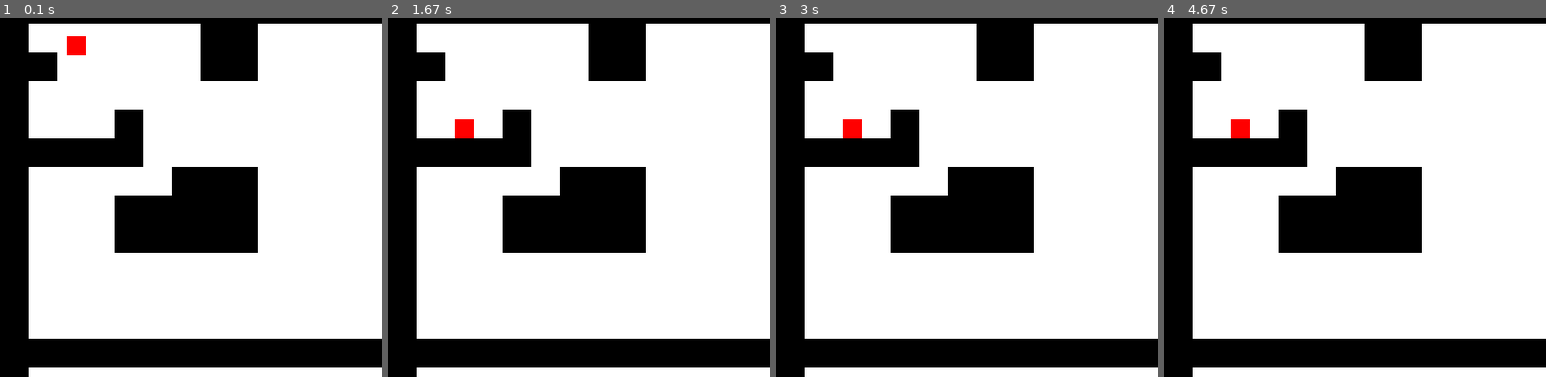
Above: before the commit, frames 1-4 (left to right).
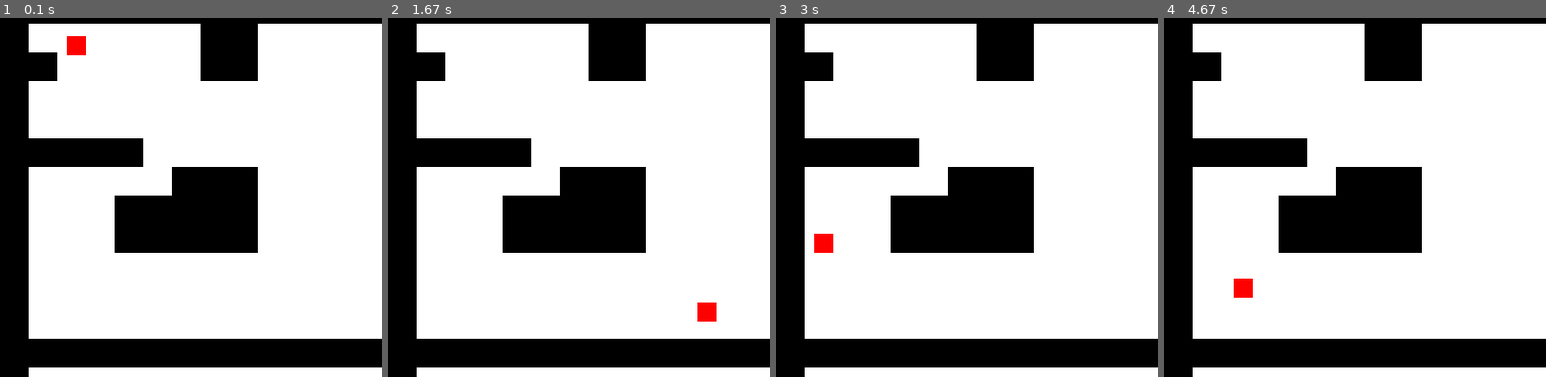
Above: after the commit, the same moments.

Repository: jshin92/pygame-platformer
Game: pygame game, started from game.py
Two runs of this game, one before a commit and one after it. Both use one fixed random seed, a clock stepped at 60 frames per second and the inputs below.
Inputs:
- Up to frame 1 (0.1 s): no input
- Up to frame 2 (1.67 s): hold Right 0.33-0.8 s; hold Left from 1.33 s (still down)
- Up to frame 3 (3 s): release Left at 1.87 s; hold Left 1.9-2.3 s; hold Right 2.33-2.97 s
- Up to frame 4 (4.67 s): hold Left 3-3.47 s; hold Right 4-4.47 s; hold Left from 4.5 s (still down)

The runs differ from the first frame. In frame 1, 0.6% of the frame differs, in the area x 30-38%, y 25-34%; in frame 2, 1.1%, in the area x 17-86%, y 25-85%; in frame 3, 1.1%; in frame 4, 1.1%.

Commit message:
can now move side to side. Unintended effect of not yet checking for x-collision: spider-man wall crawling!

Diff:
--- a/Player.py
+++ b/Player.py
@@ -16,6 +16,13 @@
         self.x_velo = 0
         self.y_velo = 0
         self.gravity = .5
+        self.friction = .9
+
+        self.x_accel = 0
+        self.y_accel = 0
+
+        self.moving_left = False
+        self.moving_right = False
 
     def draw(self):
         pygame.draw.rect(self.screen, self.color, [self.x, self.y, self.width, self.height])
@@ -25,14 +32,14 @@
         ## check for collision w/ respect to y direction
         cur_tile_row = int(self.y // self.tile_map.tile_height)
         closest_blocked_tile_row = -1
-        # going up
+        # going up (jumping)
         # TODO: DO GOING UP LOGIC!
         if self.y_velo < 0:
             pass
         # going down
         else:
-            left_line_col = self.x // self.tile_map.tile_width
-            right_line_col = (self.x + self.width) // self.tile_map.tile_width
+            left_line_col = int(self.x // self.tile_map.tile_width)
+            right_line_col = int((self.x + self.width) // self.tile_map.tile_width)
 
             # find closest tile that blocks the player
             for row in range(cur_tile_row, self.tile_map.num_rows):
@@ -47,5 +54,11 @@
             # can move only by the minimum betwixt the distance from the player to the nearest thing
             # blocking it or the distance that it wanted to go
             self.y += min(self.y_velo, block_dist)
+            # can't move down when on top of a block
             if block_dist == 0:
                 self.y_velo = 0
+
+        ## check for collision with respect to the x direction
+        self.x_velo += self.x_accel
+        self.x_velo *= self.friction
+        self.x += self.x_velo
--- a/Tile_Map.py
+++ b/Tile_Map.py
@@ -8,7 +8,7 @@
                       [0, 1, 1, 1, 1, 1, 1, 0, 0, 1, 1, 1, 1, 1, 1, 1, 1, 1, 1, 0],
                       [0, 0, 1, 1, 1, 1, 1, 0, 0, 1, 1, 1, 1, 1, 1, 1, 1, 1, 1, 0],
                       [0, 1, 1, 1, 1, 1, 1, 1, 1, 1, 1, 1, 1, 1, 1, 1, 1, 1, 1, 0],
-                      [0, 1, 1, 1, 0, 1, 1, 1, 1, 1, 1, 1, 1, 1, 1, 1, 1, 1, 1, 0],
+                      [0, 1, 1, 1, 1, 1, 1, 1, 1, 1, 1, 1, 1, 1, 1, 1, 1, 1, 1, 0],
                       [0, 0, 0, 0, 0, 1, 1, 1, 1, 1, 1, 1, 1, 1, 1, 1, 1, 1, 1, 0],
                       [0, 1, 1, 1, 1, 1, 0, 0, 0, 1, 1, 1, 1, 1, 1, 1, 1, 1, 1, 0],
                       [0, 1, 1, 1, 0, 0, 0, 0, 0, 1, 1, 1, 1, 1, 1, 1, 1, 1, 1, 0],
--- a/game.py
+++ b/game.py
@@ -22,6 +22,17 @@
     for event in pygame.event.get():
         if event.type == pygame.QUIT:
             done = True
+        elif event.type == pygame.KEYDOWN:
+            if event.key == pygame.K_LEFT:
+                player.x_accel -= 3
+            elif event.key == pygame.K_RIGHT:
+                player.x_accel += 3
+        elif event.type == pygame.KEYUP:
+            if event.key == pygame.K_LEFT:
+                player.x_accel = 0
+            elif event.key == pygame.K_RIGHT:
+                player.x_accel = 0
+
 
     player.update()
     screen.fill(BLACK)
